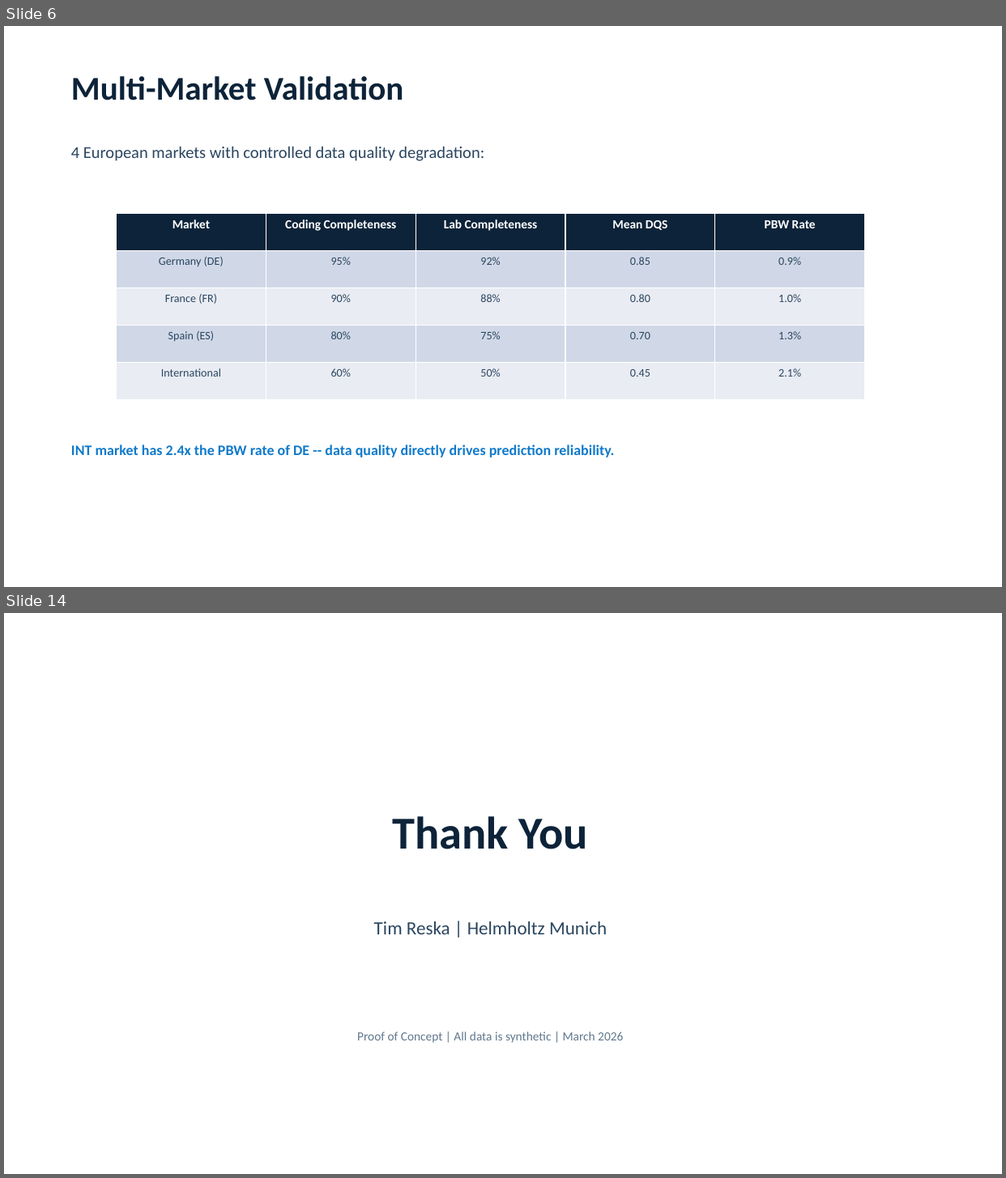
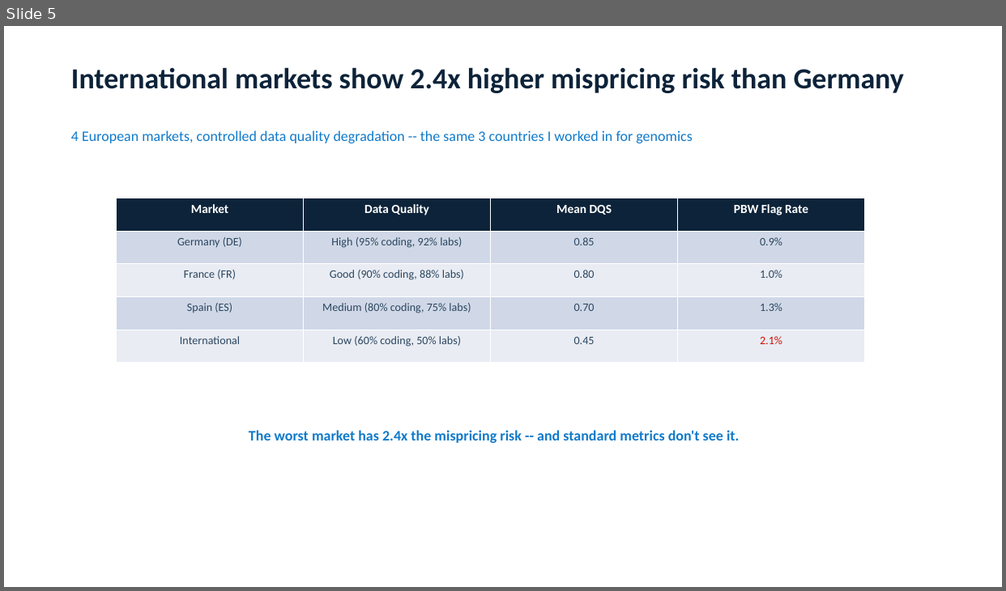
Before and after one commit to ttmgr/Tim_Reska, a slide deck: MedRisk-ADH/data/reports/medrisk_adh_deck.pptx. Shown one above the other, each under a label of ours: slides 6 and 14 before the commit, slide 5 after it; the slides between them are not shown. The pictures are 1006x1178 and 1006x591 pixels, drawn with LibreOffice and Linux fonts; fonts in the diff are those of the drawing. Boxes give left, top, right and bottom in pixels: in the first picture for what was removed or moved away, otherwise in the second. Text is boxed around its words. In the diff, an @@ line names an element or a change of style, - is before the commit and + after.

Commit message:
Add design overhaul, clinical fixes, MARP slides, and interview narrative
- Overhaul all presentations to match template design system (Calibri, #2D3436/#2C6FA0/#B2BEC3)
- Replace text-based pipelines with proper flowcharts (fpdf2 rounded rects, python-pptx shapes)
- Rewrite 22 slide titles as MBB action titles, trim bullets, add source lines
- Standardize Streamlit app UI across 10 files (colors, fonts, badges, charts)
- Fix 4 CRITICAL clinical values (CSF p-tau181 mean, COPD prevalence, F00.x GM annotations, E11.319)
- Add MARP slide deck (slides/pitch.md + theme.css) with PhD-to-disease-progression bridge narrative
- Add PhD→underwriting bridge: "same CTMC math, new domain"
- Map all JD requirements to evidence, integrate reference letter details
- Add new interview Q&As: not-an-MD defense, PO/data team collaboration

```diff
--- a/MedRisk-ADH/data/reports/medrisk_adh_deck.pptx
+++ b/MedRisk-ADH/data/reports/medrisk_adh_deck.pptx
@@ slide 14 removed at (4,613,1002,1174), background #FFFFFF @@
@@ text removed at (393,816,588,850) @@
-Thank You
@@ text removed at (374,922,607,935) @@
-Tim Reska | Helmholtz Munich
@@ text removed at (357,1032,623,1043) @@
-Proof of Concept | All data is synthetic | March 2026
@@ what was slide 6 is now slide 5 @@
@@ slide 5 changed as well @@
@@ text added at (71,67,904,93), 28 pt, text #0D2339, bold @@
+International markets show 2.4x higher mispricing risk than Germany
@@ text removed at (71,76,404,101) @@
-Multi-Market Validation
@@ text at (71,130,692,143): text changed; size 16 to 14 pt; text colour #2B4660 to #107ACA @@
-4 European markets with controlled data quality degradation:
+4 European markets, controlled data quality degradation -- the same 3 countries I worked in for genomics
@@ table at (117,199,865,363) @@
-column 2: Coding Completeness | 95% | 90% | 80% | 60%
-column 3: Lab Completeness | 92% | 88% | 75% | 50%
+column 2: Data Quality | High (95% coding, 92% labs) | Good (90% coding, 88% labs) | Medium (80% coding, 75% labs) | Low (60% coding, 50% labs)
-column 4, row 1: PBW Rate
+column 4, row 1: PBW Flag Rate
@@ table: place and size @@
-table at (117,213,865,400)
+table at (117,199,865,363)
@@ text at (249,430,739,443): text changed @@
-INT market has 2.4x the PBW rate of DE -- data quality directly drives prediction reliability.
+The worst market has 2.4x the mispricing risk -- and standard metrics don't see it.
```
Also in this commit, not shown: 9 slides added, 12 other slides removed, 27 other files.
